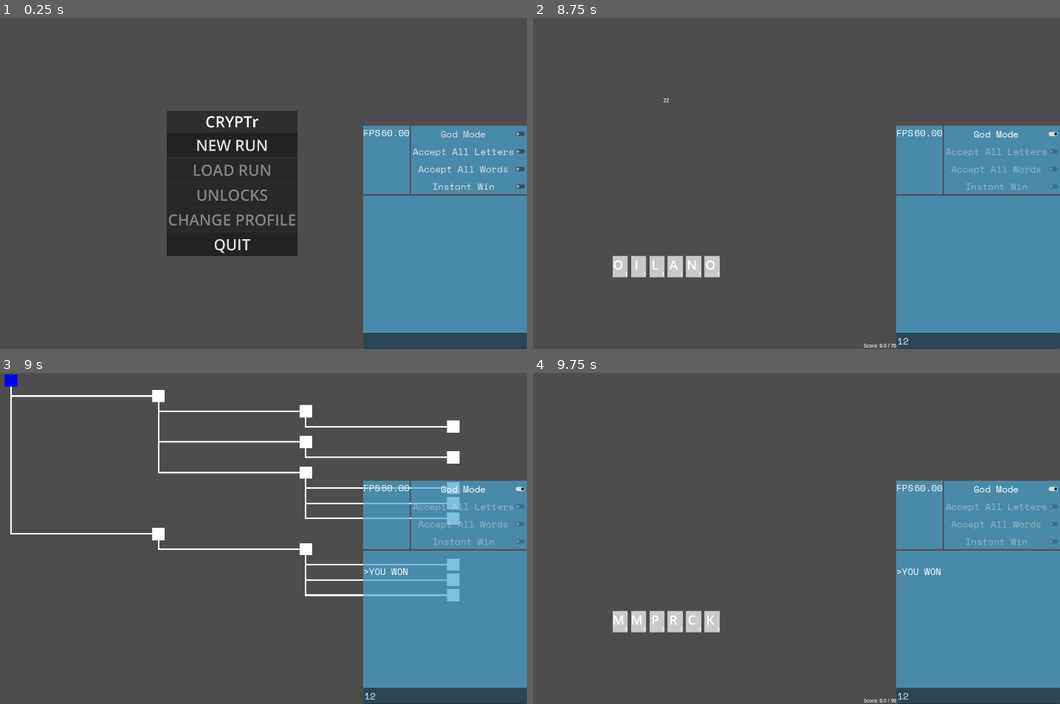
Above: before the commit, frames 1-4 (two rows, left to right).
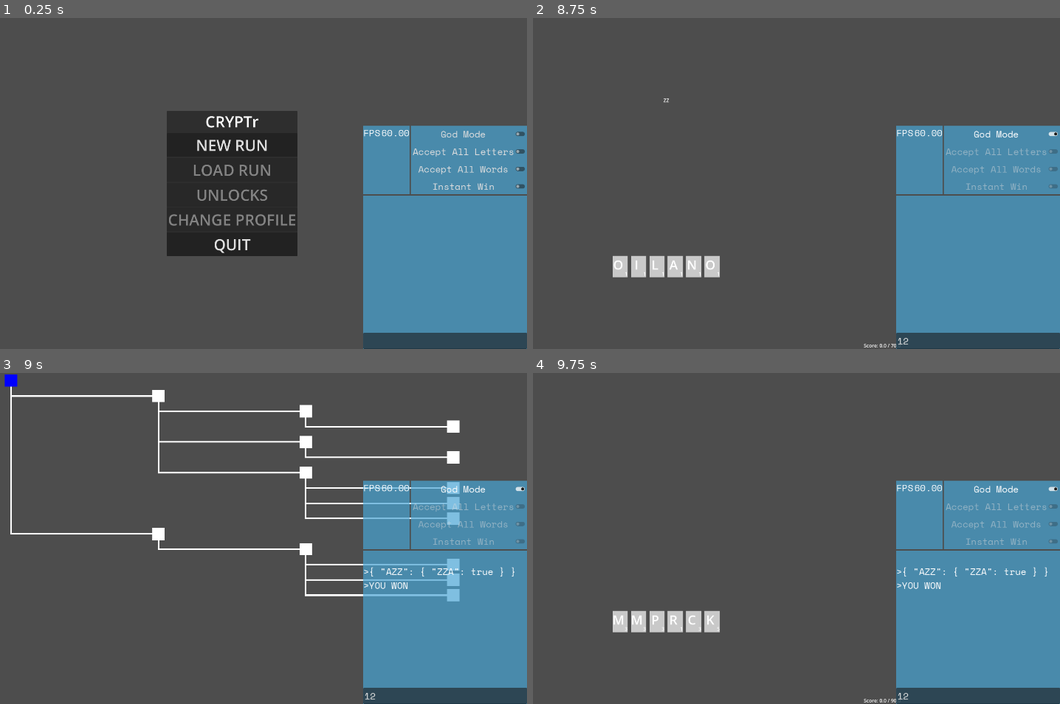
Above: after the commit, the same moments.

Repository: LucasMc17/CRYPTr
Game: Godot game, scene res://root.tscn
Two runs of this game, one before a commit and one after it. Both use one fixed random seed, a clock stepped at 60 frames per second and the inputs below.
Inputs (mouse positions are in pixels of both pictures, inside the frame that each line leads up to):
- Up to frame 1 (0.25 s): no input
- Up to frame 2 (8.75 s): click (975, 342) at 0.52 s; type "12" at 0.6 s; click "NEW RUN" at 1.25 s; click "Accept All Letters" at 2 s; click "Accept All Letters" at 2.75 s; click "Accept All Words" at 3.5 s; click "Accept All Words" at 4.25 s; click "God Mode" at 5 s; tap Enter (enter) at 5.75, 5.85, 7.25, 7.35 s; move the mouse to (543, 24) at 5.77 s; hold Up (up) 5.78-6.53 s; click (543, 24) at 5.92 s; tap Space at 6.5, 8 s; move the mouse to (622, 266) at 6.52 s; hold Backspace (backspace) 6.53-7.28 s; tap Z at 6.6, 8.1 s; click (622, 266) at 6.67 s; move the mouse to (638, 266) at 7.27 s; hold Up (up) from 7.28 s (still down); click (638, 266) at 7.42 s; move the mouse to (659, 266) at 8.02 s; click (659, 266) at 8.17 s
- Up to frame 3 (9 s): tap Enter (enter) at 8.75, 8.85 s; move the mouse to (142, 621) at 8.77 s; release Up (up) at 8.78 s; hold A from 8.78 s (still down); click (142, 621) at 8.92 s
- Up to frame 4 (9.75 s): keep holding A; tap Space at 9.5 s; move the mouse to (691, 396) at 9.52 s; tap Z at 9.6 s; click (691, 396) at 9.67 s

Frames 1-2 are identical in both runs. In frame 3, 0.3% of the frame differs, in the area x 69-98%, y 58-66%; in frame 4, 0.3%.

Commit message:
anagram checking integrated

Diff:
--- a/globals/events.gd
+++ b/globals/events.gd
@@ -46,3 +46,6 @@
 
 ## Emitted when the exit command is issued
 signal command_exit(params : Array[String])
+
+## Emitted when the restart command is issued
+signal command_restart(params : Array[String])
--- a/globals/player.gd
+++ b/globals/player.gd
@@ -17,6 +17,7 @@
 const BASE_EQUIGRAM_MULT := 1.5
 const BASE_ISOGRAM_MULT := 2.0
 const BASE_PANGRAM_MULT := 3.0
+const BASE_ANAGRAM_MULT := 2.0
 const BASE_PERFECTIGRAM_MULT := 5.0
 const BASE_REDUPLIGRAM_MULT := 3.0
 const BASE_AMBIGRAM_MULT := 4.0
@@ -31,6 +32,7 @@
 var equigram_mult := BASE_EQUIGRAM_MULT
 var isogram_mult := BASE_ISOGRAM_MULT
 var pangram_mult := BASE_PANGRAM_MULT
+var anagram_mult := BASE_ANAGRAM_MULT
 var perfectigram_mult := BASE_PERFECTIGRAM_MULT
 var redupligram_mult := BASE_REDUPLIGRAM_MULT
 var ambigram_mult := BASE_AMBIGRAM_MULT
@@ -39,7 +41,7 @@
 ## The Deck/Stack for the current run.
 var stack : Array[CryptographRes] = []
 ## Memory of played words, alphabetized to easily check for anagrams.
-var anagrams := {}
+var anagrams : Dictionary[String, Dictionary] = {}
 ## The current map, from the root encounter node.
 var encounter_map : EncounterRes = null
 ## The current encounter from the encounter map.
@@ -52,6 +54,7 @@
 	equigram_mult = BASE_EQUIGRAM_MULT
 	isogram_mult = BASE_ISOGRAM_MULT
 	pangram_mult = BASE_PANGRAM_MULT
+	anagram_mult = BASE_ANAGRAM_MULT
 	perfectigram_mult = BASE_PERFECTIGRAM_MULT
 	redupligram_mult = BASE_REDUPLIGRAM_MULT
 	ambigram_mult = BASE_AMBIGRAM_MULT
@@ -65,6 +68,18 @@
 	current_encounter = null
 
 
+## Adds the characters of the inputted word as a key in the anagrams dict.
+func add_anagram(word : String) -> void:
+	var alpha = word.split()
+	alpha.sort()
+	var key = "".join(alpha)
+
+	if anagrams.has(key):
+		anagrams[key][word] = true
+	else:
+		anagrams[key] = {word: true}
+
+
 ## Initializes the stack from a StarterStack resource. Effectively converts it to an array of cryptograph resources.
 func initialize_stack(starter_stack : StarterStack):
 	var alpha = ['a', 'b', 'c', 'd', 'e', 'f', 'g', 'h', 'i', 'j', 'k', 'l', 'm', 'n', 'o', 'p', 'q', 'r', 's', 't', 'u', 'v', 'w', 'x', 'y', 'z']
--- a/scenes/debug_ui/debug_blocks/command_module.gd
+++ b/scenes/debug_ui/debug_blocks/command_module.gd
@@ -36,6 +36,11 @@
 			"Instantly exits the game and ends the process",
 			"None",
 			["exit"]
+	),
+	"restart": CommandConfig.new( ## NOTE: this kills the debug controls for now, will figure out why later
+			"Restarts the game and clears all global variables",
+			"None",
+			["restart"]
 	)
 }
 
--- a/scenes/debug_ui/debug_blocks/debug_console.gd
+++ b/scenes/debug_ui/debug_blocks/debug_console.gd
@@ -19,6 +19,10 @@
 	Events.command_clear.connect(func (_params): clear())
 	Events.command_echo.connect(func (params): DebugNode.print(' '.join(params)))
 	Events.command_exit.connect(func (_params): get_tree().quit(0))
+	Events.command_restart.connect(func (_params):
+		get_tree().reload_current_scene()
+		Player.reset_run()
+	)
 
 
 func _input(_event):
--- a/slices/run/states/encounter/encounter.gd
+++ b/slices/run/states/encounter/encounter.gd
@@ -83,6 +83,8 @@
 ## Enters the currently inputted word, assuming it is valid.
 func _enter_word() -> void:
 	if _scoring.score_object.valid:
+		Player.add_anagram(_word.text)
+		DebugNode.print(Player.anagrams)
 		if DebugNode.instawin:
 			_win()
 			return
--- a/slices/run/states/encounter/scoring_module.gd
+++ b/slices/run/states/encounter/scoring_module.gd
@@ -95,6 +95,9 @@
 		elif is_isogram(word):
 			additional_mults.isogram = Player.isogram_mult
 
+		if is_anagram(word):
+			additional_mults.anagram = Player.anagram_mult
+
 		if is_redupligram(word):
 			additional_mults.redupligram = Player.redupligram_mult
 
